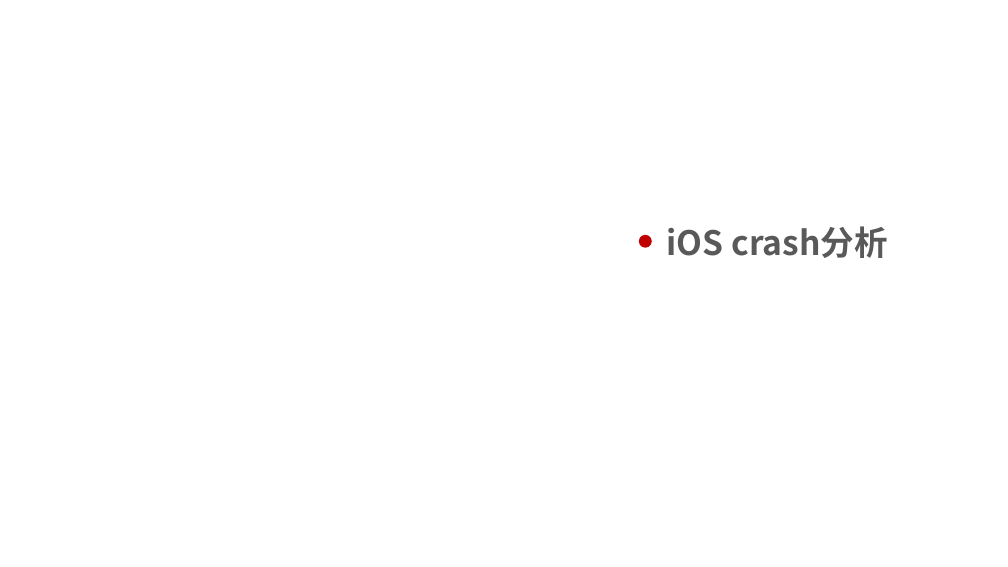
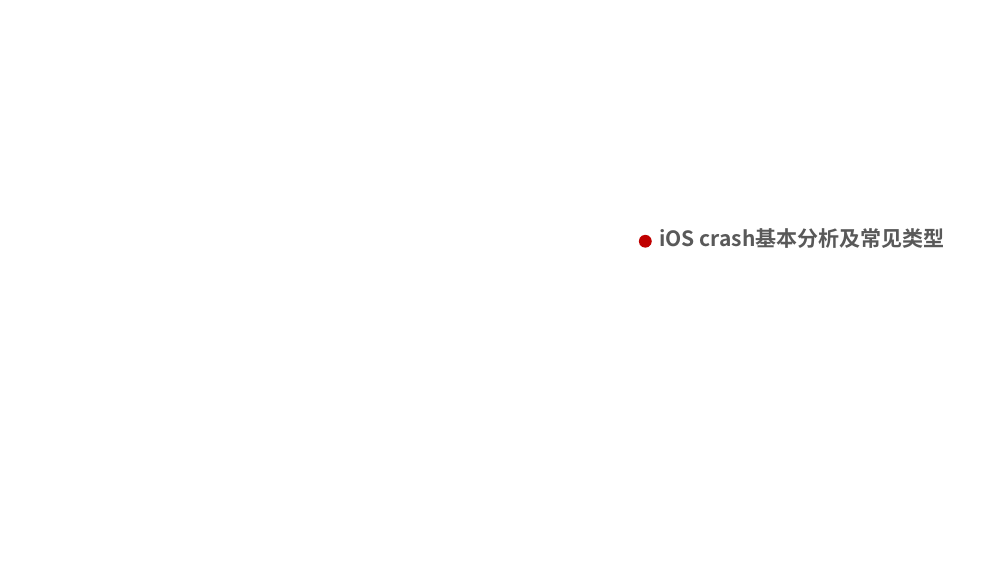
Before and after one commit to git-hushuai/CrashHandle, a slide deck: slide 7 of 网金控股ppt模版.pptx. Drawn at 1008x567 pixels with LibreOffice and Linux fonts; fonts in the diff are those of the drawing; background and template pictures are left out. Boxes give left, top, right and bottom in pixels: in the first picture for what was removed or moved away, otherwise in the second. Text is boxed around its words. In the diff, an @@ line names an element or a change of style, - is before the commit and + after.

```diff
--- a/网金控股ppt模版.pptx
+++ b/网金控股ppt模版.pptx
@@ text at bbox=[659, 228, 945, 248]: text changed; size 32 to 20 pt @@
-iOS crash分析
+iOS crash基本分析及常见类型
```
Also in this commit, not shown: 3 other slides changed, 2 slides added, 1 slide removed.
